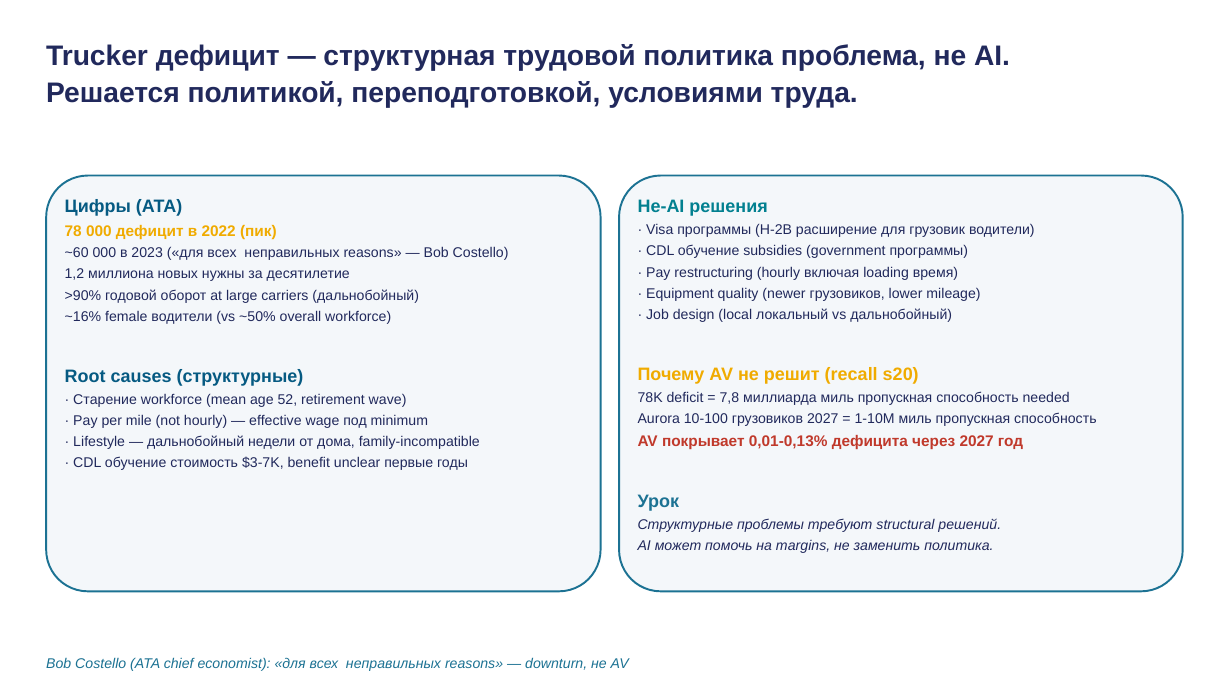
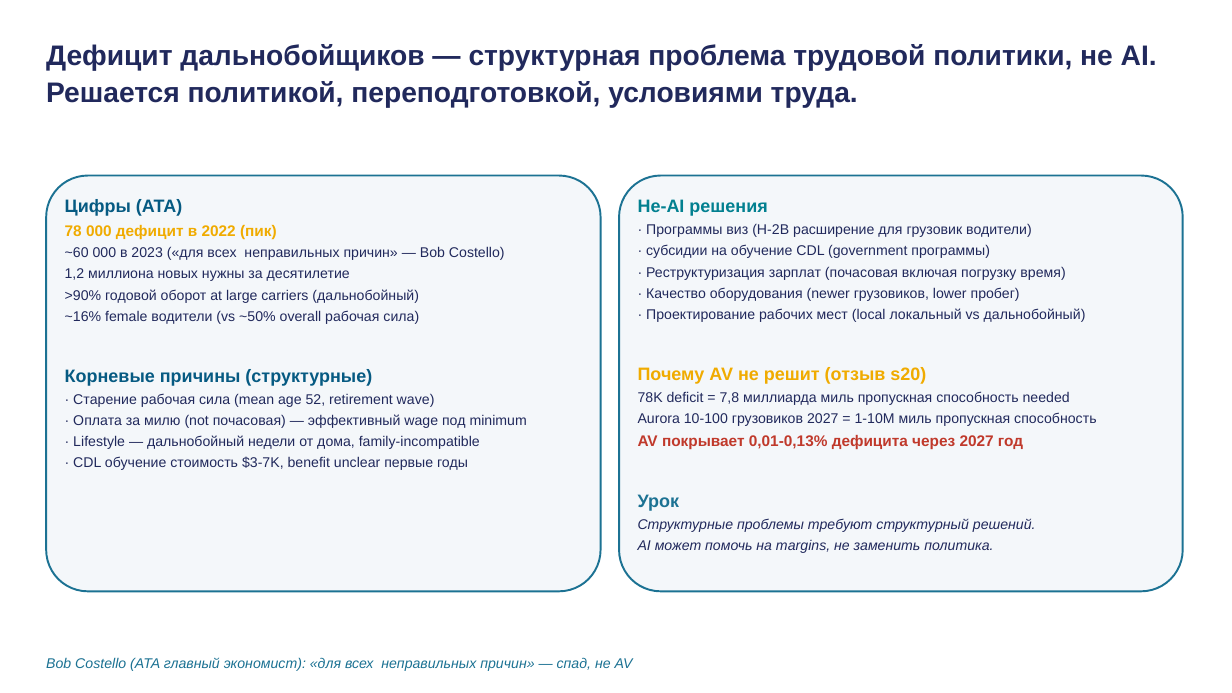
Before and after one commit to tellina-study/AI-usage-lessons, a slide deck: slide 37 of library/lectures/lec-13/rendered/lec-13.pptx. Drawn at 1232x693 pixels with LibreOffice and Linux fonts; fonts in the diff are those of the drawing. Boxes give left, top, right and bottom in pixels: in the first picture for what was removed or moved away, otherwise in the second. Text is boxed around its words. In the diff, an @@ line names an element or a change of style, - is before the commit and + after.

```diff
--- a/library/lectures/lec-13/rendered/lec-13.pptx
+++ b/library/lectures/lec-13/rendered/lec-13.pptx
@@ text at bbox=[46, 44, 1157, 108]: text changed @@
-Trucker дефицит — структурная трудовой политика проблема, не AI.
-Решается политикой, переподготовкой, условиями труда.
+Дефицит дальнобойщиков — структурная проблема трудовой политики, не AI.
+Решается политикой, переподготовкой, условиями труда.
@@ text at bbox=[638, 224, 1086, 384]: text changed @@
-· Visa программы (H-2B расширение для грузовик водители)
-· CDL обучение subsidies (government программы)
-· Pay restructuring (hourly включая loading время)
-· Equipment quality (newer грузовиков, lower mileage)
-· Job design (local локальный vs дальнобойный)
-Почему AV не решит (recall s20)
+· Программы виз (H-2B расширение для грузовик водители)
+· субсидии на обучение CDL (government программы)
+· Реструктуризация зарплат (почасовая включая погрузку время)
+· Качество оборудования (newer грузовиков, lower пробег)
+· Проектирование рабочих мест (local локальный vs дальнобойный)
+Почему AV не решит (отзыв s20)
@@ text at bbox=[65, 246, 505, 260]: text changed @@
-~60 000 в 2023 («для всех неправильных reasons» — Bob Costello)
+~60 000 в 2023 («для всех неправильных причин» — Bob Costello)
@@ text at bbox=[65, 310, 527, 428]: text changed @@
-~16% female водители (vs ~50% overall workforce)
-Root causes (структурные)
-· Старение workforce (mean age 52, retirement wave)
-· Pay per mile (not hourly) — effective wage под minimum
+~16% female водители (vs ~50% overall рабочая сила)
+Корневые причины (структурные)
+· Старение рабочая сила (mean age 52, retirement wave)
+· Оплата за милю (not почасовая) — эффективный wage под minimum
@@ text at bbox=[638, 518, 1036, 532]: text changed @@
-Структурные проблемы требуют structural решений.
+Структурные проблемы требуют структурный решений.
@@ text at bbox=[46, 657, 633, 671]: text changed @@
-Bob Costello (ATA chief economist): «для всех неправильных reasons» — downturn, не AV
+Bob Costello (ATA главный экономист): «для всех неправильных причин» — спад, не AV
```
Also in this commit, not shown: 38 other slides changed, 9 other files.
